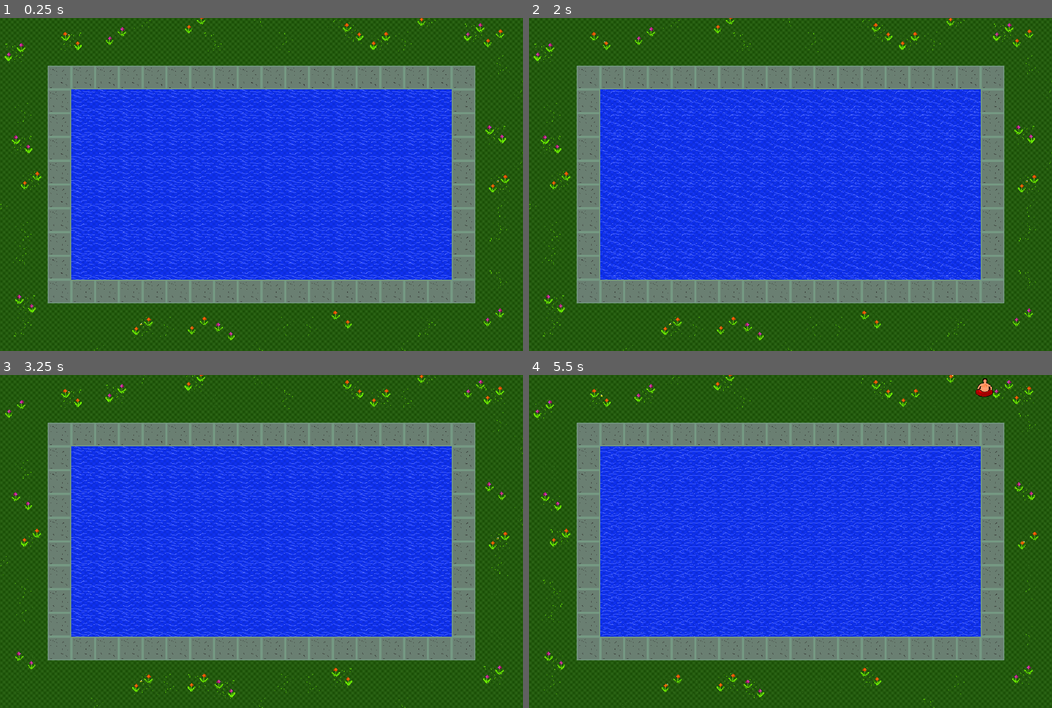
Above: before the commit, frames 1-4 (two rows, left to right).
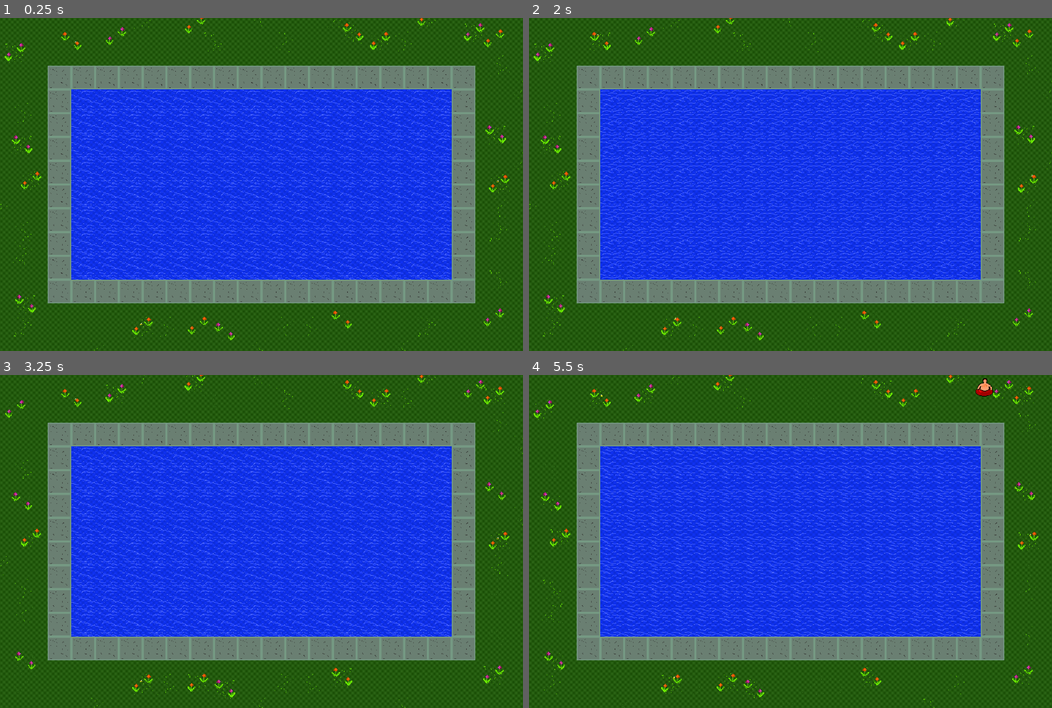
Above: after the commit, the same moments.

Repository: Plukers/ldjam42
Game: Godot game, scene res://Game.tscn
Same seed, same stepped clock (60 frames per second), same inputs: the game is played once before the commit and once after it.
Inputs (mouse positions are in pixels of both pictures, inside the frame that each line leads up to):
- Up to frame 1 (0.25 s): no input
- Up to frame 2 (2 s): move the mouse to (905, 167) at 0.52 s; press the mouse at (905, 167) at 0.53 s; tap Enter at 1.25 s; move the mouse to (685, 201) at 1.27 s; release the mouse at (685, 201) at 1.28 s; click (685, 201) at 1.35 s
- Up to frame 3 (3.25 s): move the mouse to (313, 468) at 2.02 s; press the mouse at (313, 468) at 2.03 s; tap Space at 2.75 s; move the mouse to (235, 608) at 2.77 s; release the mouse at (235, 608) at 2.78 s; click (235, 608) at 2.85 s
- Up to frame 4 (5.5 s): move the mouse to (947, 591) at 3.52 s; press the mouse at (947, 591) at 3.53 s; tap Enter at 4.25 s; move the mouse to (633, 491) at 4.27 s; release the mouse at (633, 491) at 4.28 s; click (633, 491) at 4.35 s; move the mouse to (816, 541) at 5.02 s; press the mouse at (816, 541) at 5.03 s

The runs differ from the first frame. In frame 1, 5.2% of the frame differs, in the area x 11-87%, y 4-79%; in frame 2, 8.4%; in frame 3, 5.2%; in frame 4, 9.9%, in the area x 13-98%, y 0-96%.

Commit message:
removed uneeded enter water area

Diff:
--- a/Constants.gd
+++ b/Constants.gd
@@ -2,6 +2,5 @@
 
 const POOL_BORDER_LAYER = 0
 const WATER_AREA_LAYER = 1
-const ENTER_WATER_LAYER = 2
 
 const SWIMMER_LAYER = 10
--- a/Pool/Pool.tscn
+++ b/Pool/Pool.tscn
@@ -22,12 +22,7 @@
 custom_solver_bias = 0.0
 extents = Vector2( 496, 240 )
 
-[sub_resource type="RectangleShape2D" id=3]
-
-custom_solver_bias = 0.0
-extents = Vector2( 512, 256 )
-
-[node name="Pool" type="Node2D"]
+[node name="Pool" type="Node2D" index="0"]
 
 _sections_unfolded = [ "Collision" ]
 
@@ -142,26 +137,25 @@
 [node name="Flowers16" parent="Art/Flowers" index="15" instance=ExtResource( 4 )]
 
 position = Vector2( 192, 64 )
-frame = 5
 flip_h = true
 _sections_unfolded = [ "Transform" ]
 
 [node name="Flowers17" parent="Art/Flowers" index="16" instance=ExtResource( 4 )]
 
 position = Vector2( 384, 832 )
-frame = 4
+frame = 2
 _sections_unfolded = [ "Transform" ]
 
 [node name="Flowers18" parent="Art/Flowers" index="17" instance=ExtResource( 4 )]
 
 position = Vector2( 1152, 0 )
-frame = 4
+frame = 2
 _sections_unfolded = [ "Transform" ]
 
 [node name="Flowers19" parent="Art/Flowers" index="18" instance=ExtResource( 4 )]
 
 position = Vector2( 1344, 448 )
-frame = 4
+frame = 2
 _sections_unfolded = [ "Transform" ]
 
 [node name="Water" type="Node2D" parent="Art" index="2"]
@@ -171,7 +165,6 @@
 [node name="Water" parent="Art/Water" index="0" instance=ExtResource( 5 )]
 
 position = Vector2( 704, 448 )
-frame = 0
 
 [node name="Meadow" type="Node2D" parent="Art" index="3"]
 
@@ -381,24 +374,3 @@
 
 position = Vector2( 704, 448 )
 shape = SubResource( 4 )
-
-[node name="EnterWaterArea" type="Area2D" parent="." index="3"]
-
-input_pickable = true
-gravity_vec = Vector2( 0, 1 )
-gravity = 98.0
-linear_damp = 0.1
-angular_damp = 1.0
-collision_layer = 4
-collision_mask = 0
-audio_bus_override = false
-audio_bus_name = "Master"
-_sections_unfolded = [ "Collision" ]
-__meta__ = {
-"_edit_lock_": true
-}
-
-[node name="CollisionShape2D" type="CollisionShape2D" parent="EnterWaterArea" index="0"]
-
-position = Vector2( 704, 448 )
-shape = SubResource( 3 )
--- a/Swimmer/Swimmer.gd
+++ b/Swimmer/Swimmer.gd
@@ -37,9 +37,6 @@
 		selected = true
 
 func _on_area_entered(area):
-	if(area.get_collision_layer_bit(Constants.ENTER_WATER_LAYER)):
-		pass
-
 	if(area.get_collision_layer_bit(Constants.WATER_AREA_LAYER)):
 		$Move.stop_all()
 		apply_impulse(Vector2(), initial_force)
@@ -48,7 +45,6 @@
 func _set_state(new_state):
 	match new_state:
 		State.GOTO_WATER:
-			$Area2D.set_collision_mask_bit(Constants.ENTER_WATER_LAYER, true)
 			$Area2D.set_collision_mask_bit(Constants.WATER_AREA_LAYER, true)
 
 			self.set_collision_mask_bit(Constants.POOL_BORDER_LAYER, false)
@@ -62,7 +58,6 @@
 			state = State.GOTO_WATER
 
 		State.IN_WATER:
-			$Area2D.set_collision_mask_bit(Constants.ENTER_WATER_LAYER, false)
 			$Area2D.set_collision_mask_bit(Constants.WATER_AREA_LAYER, false)
 
 			self.set_collision_mask_bit(Constants.POOL_BORDER_LAYER, true)
@@ -71,7 +66,6 @@
 			state = State.IN_WATER
 
 		State.LEAVE_WATER:
-			$Area2D.set_collision_mask_bit(Constants.ENTER_WATER_LAYER, false)
 			$Area2D.set_collision_mask_bit(Constants.WATER_AREA_LAYER, false)
 
 			self.set_collision_mask_bit(Constants.POOL_BORDER_LAYER, false)
--- a/Swimmer/Swimmer.tscn
+++ b/Swimmer/Swimmer.tscn
@@ -27,7 +27,7 @@
 custom_solver_bias = 0.0
 extents = Vector2( 19.389, 16.6444 )
 
-[node name="Swimmer" type="RigidBody2D" index="0"]
+[node name="Swimmer" type="RigidBody2D"]
 
 z_index = 1
 input_pickable = false
@@ -59,7 +59,6 @@
 scale = Vector2( 1.22316, 1.15797 )
 frames = SubResource( 3 )
 animation = "swim"
-frame = 3
 playing = true
 
 [node name="CollisionShape2D" type="CollisionShape2D" parent="." index="1"]
Not shown: 1 places in Pool/Pool.tscn that only renumber resources
